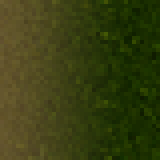
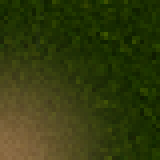
Layers edited between the first and the second 160x160 image:
painted on "Layer 1" over [0, 0, 144, 160]
masked "Layer 6" over [0, 0, 144, 160]
showed "Background", painted on it over [0, 0, 144, 160]
